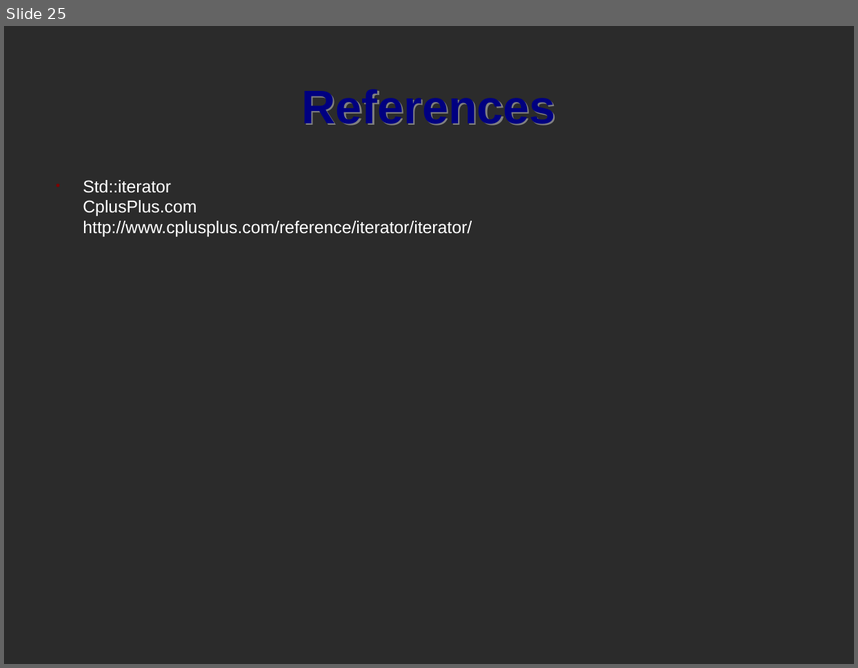
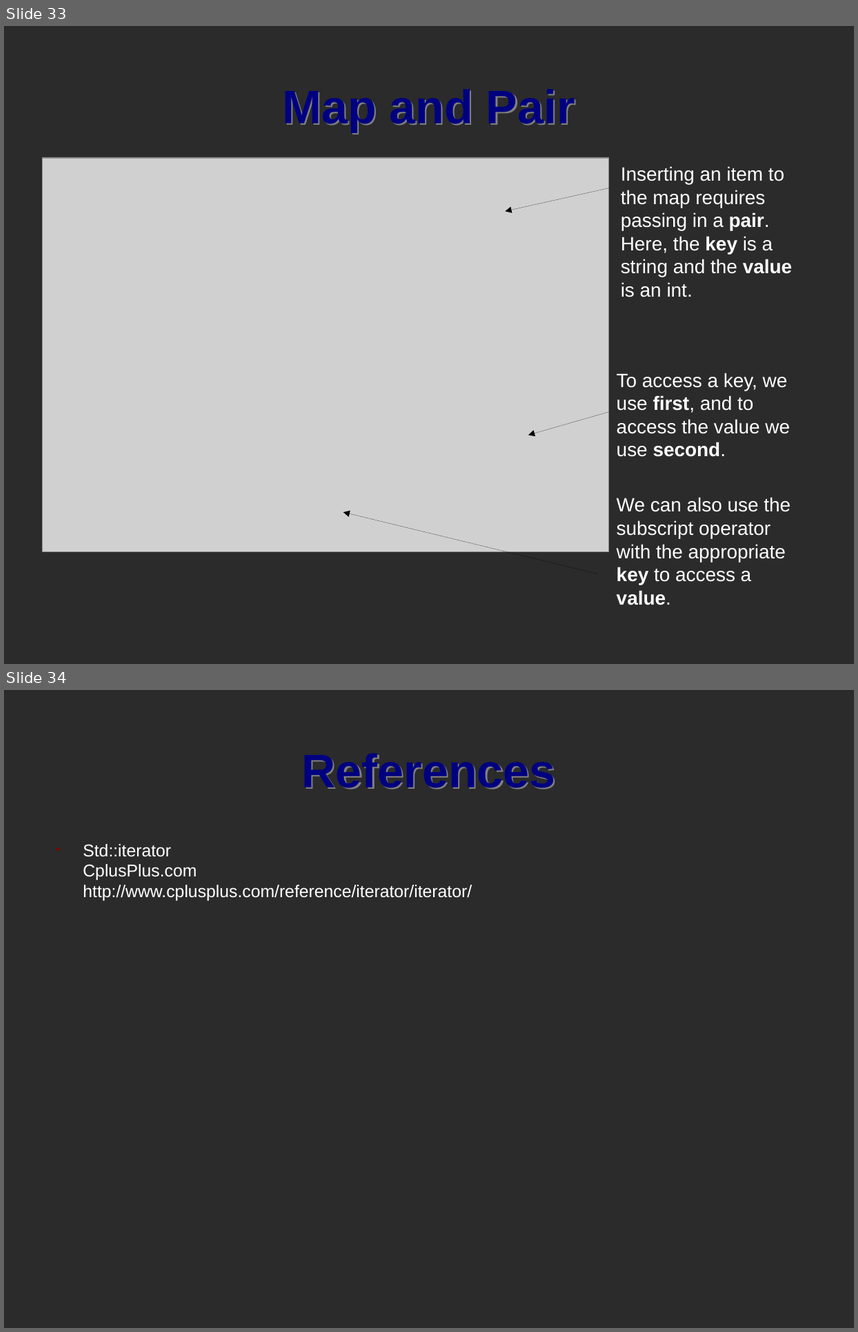
Before and after one commit to mactwist555/CPP-Course, a slide deck: Lecture/12 STL Data Structures and Iterators/1 STL Data Structures.odp. Shown one above the other, each under a label of ours: slide 25 before the commit, slides 33 and 34 after it. The pictures are 858x668 and 858x1332 pixels, drawn with LibreOffice and Linux fonts; fonts in the diff are those of the drawing; grey boxes stand for pictures; background and template pictures are left out; a plain dark background stands for a picture behind light text. Boxes give left, top, right and bottom in pixels: in the first picture for what was removed or moved away, otherwise in the second. Text is boxed around its words. In the diff, an @@ line names an element or a change of style, - is before the commit and + after.

```diff
--- a/Lecture/12 STL Data Structures and Iterators/1 STL Data Structures.odp
+++ b/Lecture/12 STL Data Structures and Iterators/1 STL Data Structures.odp
@@ slide 33 added at bbox=[4, 26, 854, 664], background picture (left out) @@
@@ title added at bbox=[282, 89, 575, 132], 44 pt, text #000080, bold @@
+Map and Pair
@@ picture added at bbox=[43, 158, 610, 552] @@
@@ text added at bbox=[621, 166, 792, 297], 18 pt, text #FFFFFF @@
+Inserting an item to the map requires passing in a pair.
+Here, the key is a string and the value is an int.
@@ arrow added from (610, 188) to (506, 211), #000000 0 pt @@
@@ text added at bbox=[617, 372, 790, 457], 18 pt, text #FFFFFF @@
+To access a key, we use first, and to access the value we use second.
@@ arrow added from (610, 412) to (528, 435), #000000 0 pt @@
@@ text added at bbox=[617, 497, 791, 605], 18 pt, text #FFFFFF @@
+We can also use the subscript operator with the appropriate key to access a value.
@@ arrow added from (598, 574) to (343, 512), #000000 0 pt @@
@@ what was slide 25 is now slide 34 @@
```
Also in this commit, not shown: 12 other slides added, 4 slides removed.
